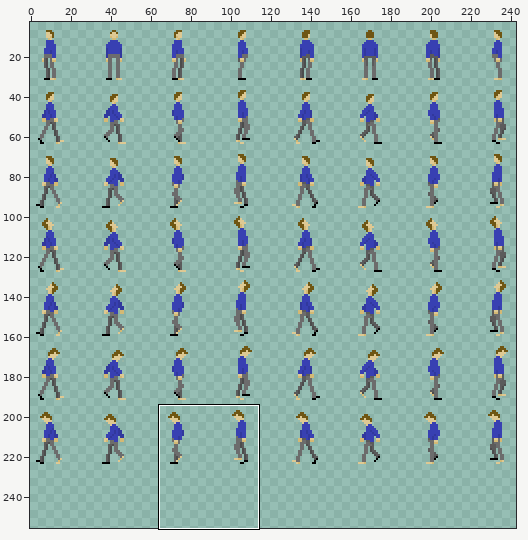
Edited in one commit: sprite sheet (assets/manSpritesheet.png). The first picture is a wide view before the edit; the outline marks the close-up.
Close-up. The starting point:
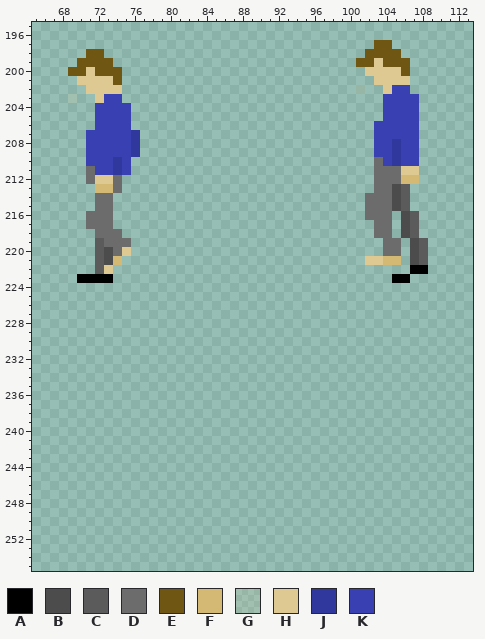
The file is 256x256 pixels. Pixels under 10% opacity are left out. Colours within 5 levels of each other are drawn and written as one. Shown: x 65..113, y 195..255. The wide view leaves out empty margins. The commit also changed other parts of the picture, which this record leaves out.
Palette (. is transparent): A #000000  B #4c4c4c  C #5b5b5b  D #6c6c6c  E #6f5613  F #d4b974  G #dec99328  H #dec993  J #31389d  K #3840b2
Now the later version:
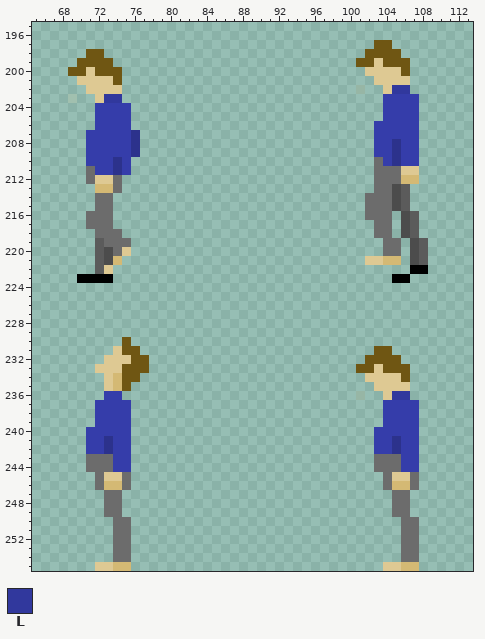
Colours new in this view: L #31389d
Change:
colour J: #31389d -> #2c328c
colour K: #3840b2 -> #353daa
Changed rows in their new state; - is a pixel that keeps its letter.
first column x 73:
202 --------------------------------LL
203 LL--------------------------------
first column x 71:
230 ----E--------------------------------
231 ---HEE--------------------------EE---
232 --HHHEE------------------------EEEE--
233 -HHHEEE-----------------------EEHEEE-
234 --HFEE-------------------------HHHHE-
235 --HFE---------------------------HHHH-
236 --KK--------------------------G--HLL-
237 -KKKK----------------------------KKKK
238 -KKKK----------------------------KKKK
239 -KKKK----------------------------KKKK
240 KKKKK---------------------------KKKKK
241 KKJKK---------------------------KKJKK
242 KKJKK---------------------------KKJKK
243 DDDKK---------------------------DDDKK
244 DDDKK---------------------------DDDKK
245 -DHHD----------------------------DHHD
246 -DFFD----------------------------DFFD
247 --DD------------------------------DD-
248 --DD------------------------------DD-
249 --DD------------------------------DD-
250 ---DD------------------------------DD
251 ---DD------------------------------DD
252 ---DD------------------------------DD
253 ---DD------------------------------DD
254 ---DD------------------------------DD
255 -HHFF----------------------------HHFF
Where, in picture pixels (left, top, right, bottom), the same in both close-ups:
changed: (374, 85, 419, 166)
changed: (86, 94, 140, 175)
added: (86, 337, 149, 571)
added: (356, 346, 419, 571)
